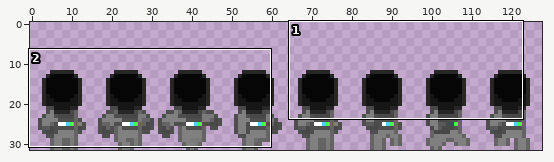
A sprite sheet gets an edit: assets/sprites/spaceman-right.png. Above, an overview of the earlier version with the close-up marked.
Close-up. Before:
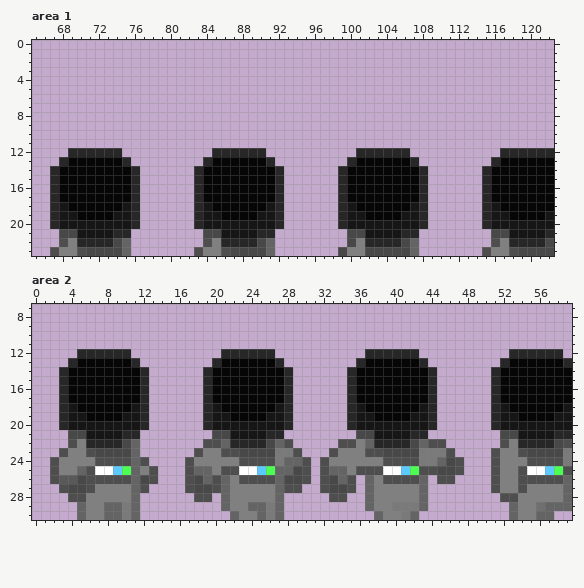
The file is 128x32 pixels. Colours within 5 levels of each other are drawn and written as one. Shown: area 1: x 65..122, y 0..23; area 2: x 0..59, y 7..30.
Now the later version:
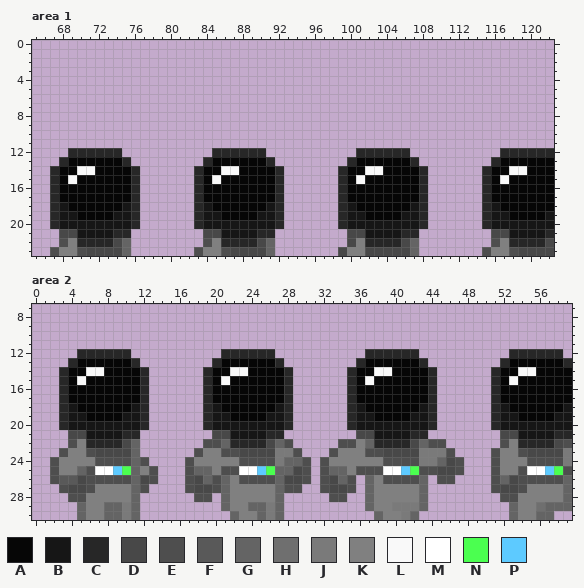
Palette (. is transparent): A #060606  B #161616  C #272727  D #484848  E #4e4e4e  F #595959  G #646464  H #6f6f6f  J #7a7a7a  K #808080  L #f9f9f9  M #ffffff  N #4bff50  P #5dcaff
Changes in this commit:
Area 1:
Colour A gives way to colour L in row 14 at x 70 to 71, 86 to 87, 102 to 103 and 118 to 119; in row 15 at x 69, 85, 101 and 117.
Area 2:
Colour K gives way to colour D in row 26 at x 53; in row 27 at x 52 to 53.
Colour K gives way to colour G in row 26 at x 52.
Colour A gives way to colour L in row 14 at x 6 to 7, 22 to 23, 38 to 39 and 54 to 55; in row 15 at x 5, 21, 37 and 53.
